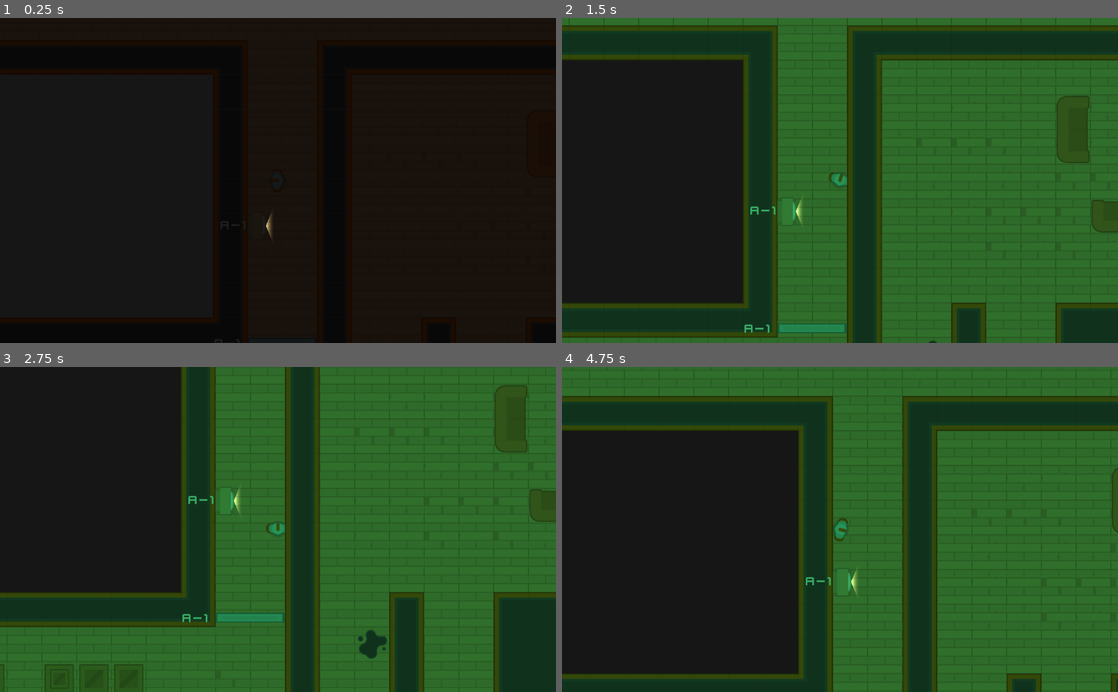
Above: before the commit, frames 1-4 (two rows, left to right).
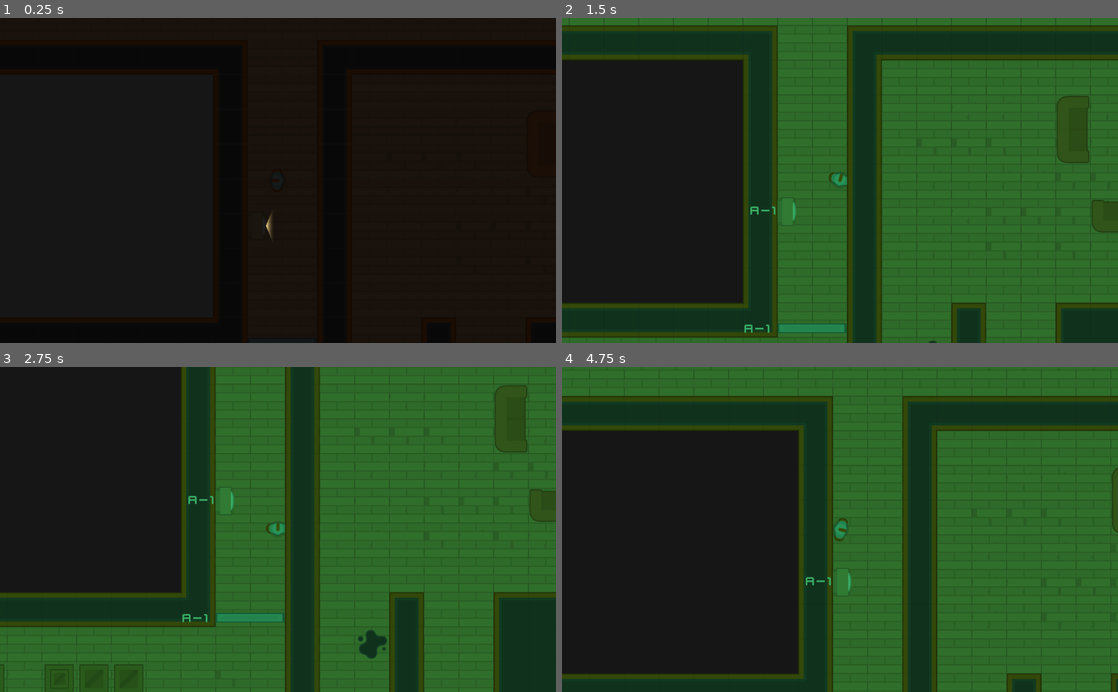
Above: after the commit, the same moments.

Repository: CharlExMachina/lab-escape
Game: Godot game, scene res://levels/Level 1.tscn
Same seed, same stepped clock (60 frames per second), same inputs: the game is played once before the commit and once after it.
Inputs (mouse positions are in pixels of both pictures, inside the frame that each line leads up to):
- Up to frame 1 (0.25 s): no input
- Up to frame 2 (1.5 s): tap Enter at 0.5 s; move the mouse to (962, 164) at 0.52 s; hold D (move_right) 0.53-1.28 s; tap E (toggle_vision_mode) at 0.6 s; tap Space at 1.25 s; move the mouse to (728, 196) at 1.27 s; hold S (move_down) from 1.28 s (still down); right-click (728, 196) at 1.35 s
- Up to frame 3 (2.75 s): tap E (toggle_vision_mode) at 1.55, 2.3 s; move the mouse to (333, 458) at 2.02 s; release S (move_down) at 2.03 s; hold D (move_right) from 2.03 s (still down); click (333, 458) at 2.1 s
- Up to frame 4 (4.75 s): tap Enter at 2.75 s; move the mouse to (812, 594) at 2.77 s; release D (move_right) at 2.78 s; hold W (move_up) 2.78-3.53 s; tap E (toggle_vision_mode) at 2.85, 3.6, 4.55 s; move the mouse to (1006, 578) at 3.52 s; hold A (move_left) from 3.53 s (still down); move the mouse to (673, 480) at 4.27 s; right-click (673, 480) at 4.35 s

The runs differ from the first frame. In frame 1, less than 0.1% of the frame differs, in the area x 43-45%, y 62-65%; in frame 2, less than 0.1%; in frame 3, less than 0.1%, in the area x 42-44%, y 37-46%; in frame 4, less than 0.1%.
Error in both runs: Invalid get index '0' (on base: 'PoolVector2Array'). (res://characters/SecurityGuard.gd:28)

Commit message:
Night vision displays the locked doors group correctly

Diff:
--- a/Lab Escape/characters/EyesLight.tscn
+++ b/Lab Escape/characters/EyesLight.tscn
@@ -3,7 +3,9 @@
 [ext_resource path="res://graphics/lightmaps/improved_lightmap.png" type="Texture" id=1]
 [ext_resource path="res://sounds/toggle_lights.wav" type="AudioStream" id=2]
 
-[node name="EyesLight" type="Light2D"]
+[node name="EyesLight" type="Light2D" groups=[
+"lights",
+]]
 position = Vector2( 19.8437, 0.314941 )
 texture = ExtResource( 1 )
 offset = Vector2( 271.415, 0 )
--- a/Lab Escape/interface/VisionMode.gd
+++ b/Lab Escape/interface/VisionMode.gd
@@ -17,8 +17,12 @@
 		if (is_vision_mode_enabled):
 			color = NIGHT_VISION
 			$NightVisionAudio.play()
+			get_tree().set_group("labels", "visible", true)
+			get_tree().call_group("lights", "hide")
 		else:
 			color = DARK_COLOR
+			get_tree().set_group("labels", "visible", false)
+			get_tree().call_group("lights", "show")
 
 		$NightVisionTimer.start()
 
--- a/Lab Escape/levels/props/Computer.tscn
+++ b/Lab Escape/levels/props/Computer.tscn
@@ -29,7 +29,9 @@
 "_edit_group_": true
 }
 
-[node name="Light2D" type="Light2D" parent="Sprite"]
+[node name="Light2D" type="Light2D" parent="Sprite" groups=[
+"lights",
+]]
 position = Vector2( 0.0117798, -22.5608 )
 rotation = -1.5708
 scale = Vector2( 0.03, 0.28 )
@@ -47,7 +49,10 @@
 [node name="Control" type="Node2D" parent="."]
 z_index = 6
 
-[node name="GroupName" type="Label" parent="Control"]
+[node name="GroupName" type="Label" parent="Control" groups=[
+"labels",
+]]
+visible = false
 margin_left = -74.5326
 margin_top = -14.6104
 margin_right = 5.46737
--- a/Lab Escape/levels/props/LockedDoor.tscn
+++ b/Lab Escape/levels/props/LockedDoor.tscn
@@ -25,7 +25,10 @@
 [node name="Node2D" type="Node2D" parent="." index="7"]
 z_index = 6
 
-[node name="GroupName" type="Label" parent="Node2D" index="0"]
+[node name="GroupName" type="Label" parent="Node2D" index="0" groups=[
+"labels",
+]]
+visible = false
 margin_left = -124.459
 margin_top = -13.2313
 margin_right = -44.4587
